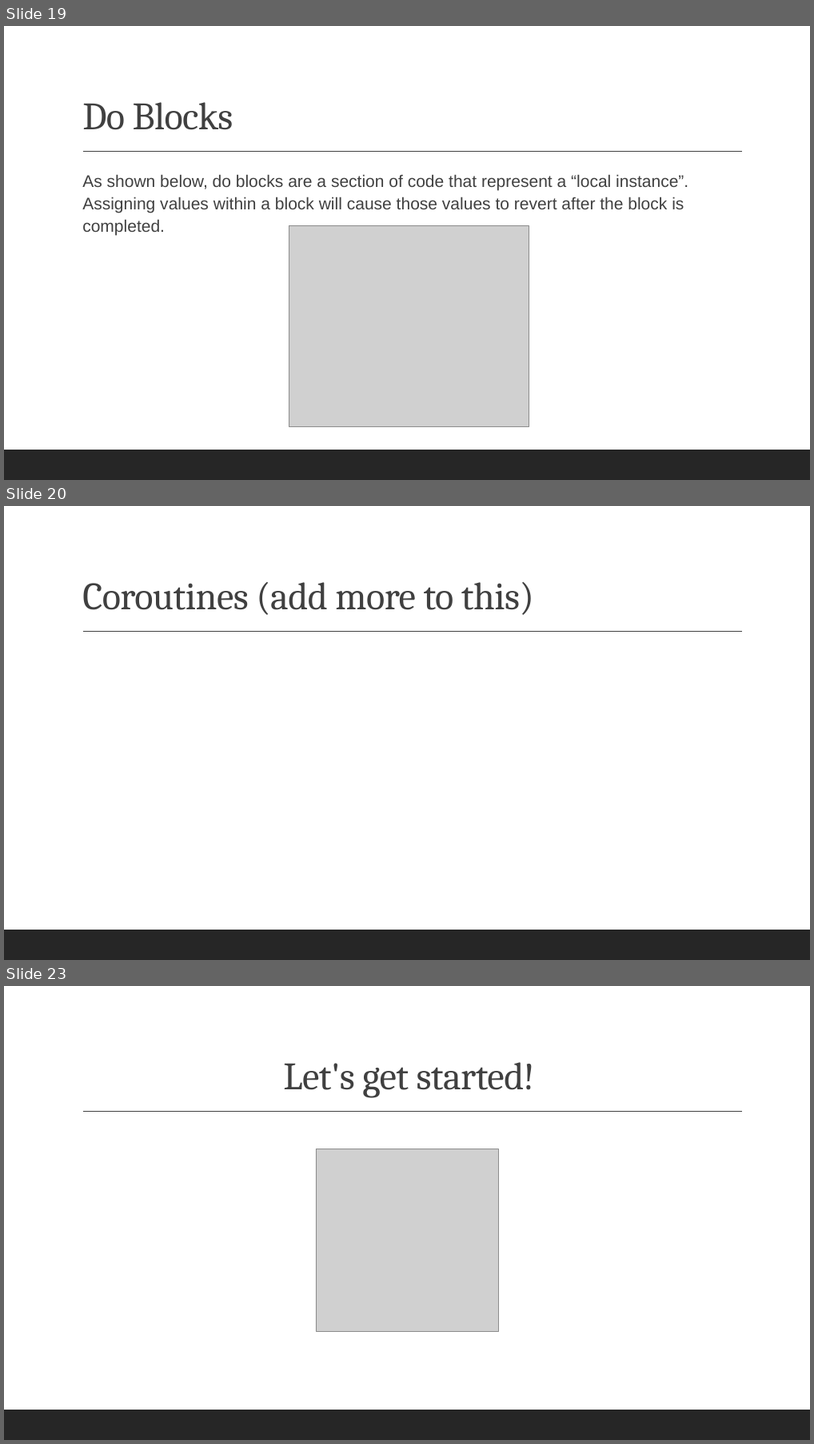
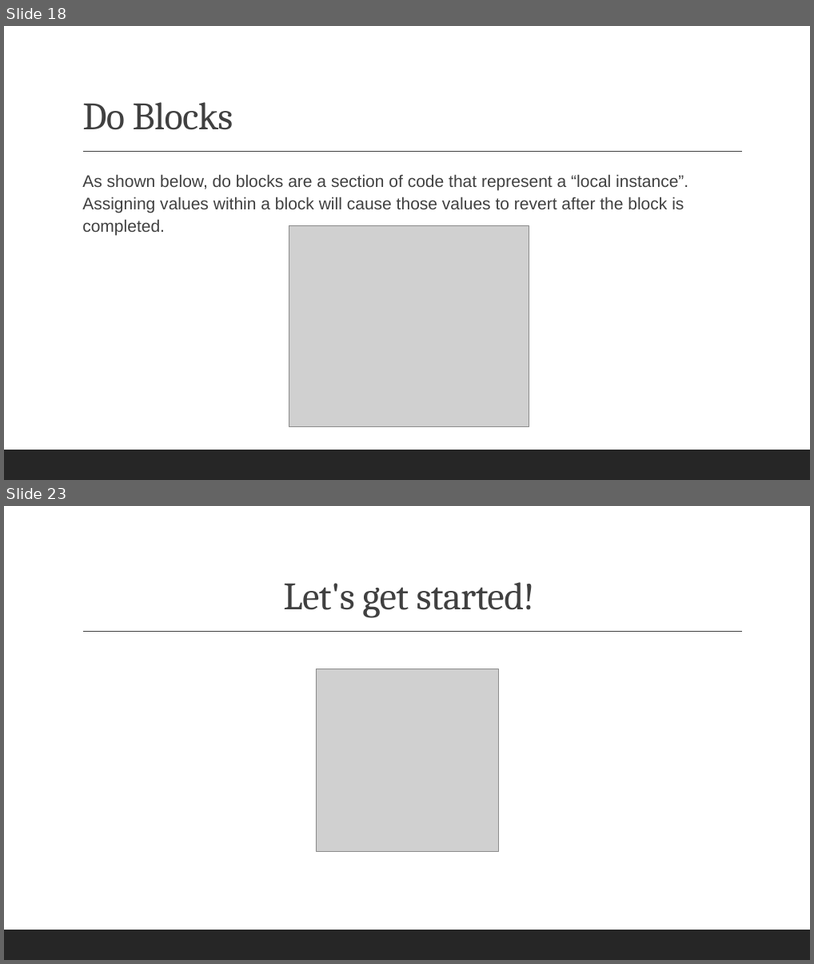
Before and after one commit to ethan-reinsborough/advweb-lua-project, a slide deck: Lua Presentation.pptx. Shown one above the other, each under a label of ours: slides 19, 20 and 23 before the commit, slides 18 and 23 after it; the slides between them are not shown. The pictures are 814x1444 and 814x964 pixels, drawn with LibreOffice and Linux fonts; fonts in the diff are those of the drawing; grey boxes stand for pictures. Boxes give left, top, right and bottom in pixels: in the first picture for what was removed or moved away, otherwise in the second. Text is boxed around its words. In the diff, an @@ line names an element or a change of style, - is before the commit and + after.

```diff
--- a/Lua Presentation.pptx
+++ b/Lua Presentation.pptx
@@ slide 20 removed at [4, 506, 810, 960], background #FFFFFF; not listed: 2 template elements that a slide beside it also shows @@
@@ title removed at [82, 582, 534, 615] @@
-Coroutines (add more to this)
@@ what was slide 19 is now slide 18 @@
```
Also in this commit, not shown: 2 slides changed, 5 slides added, 3 other slides removed.
